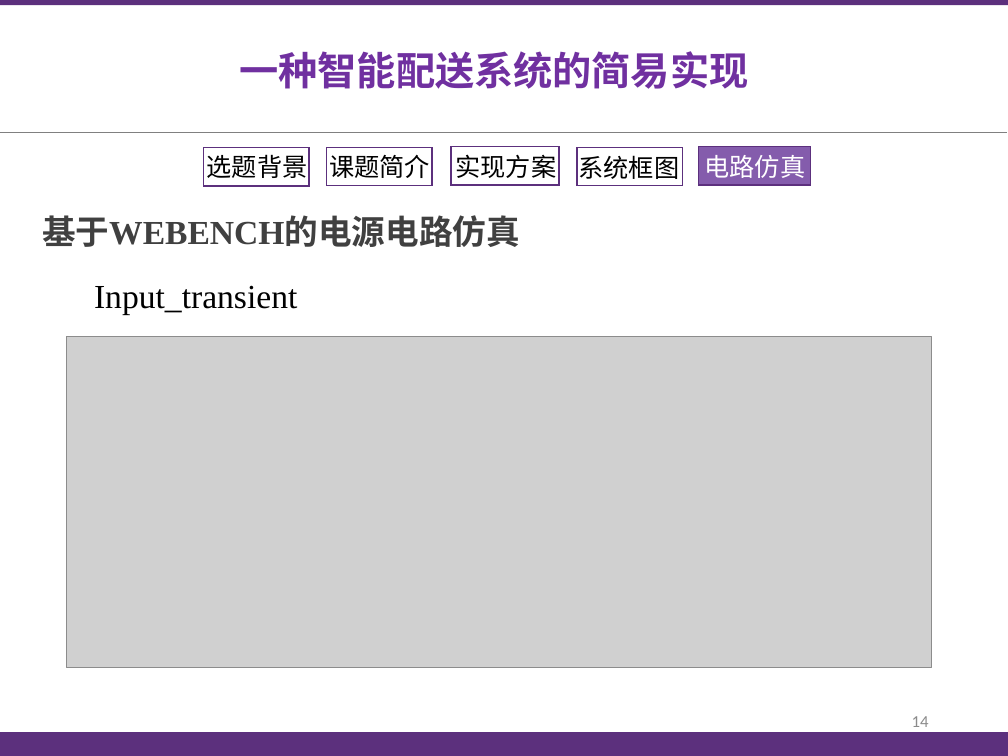
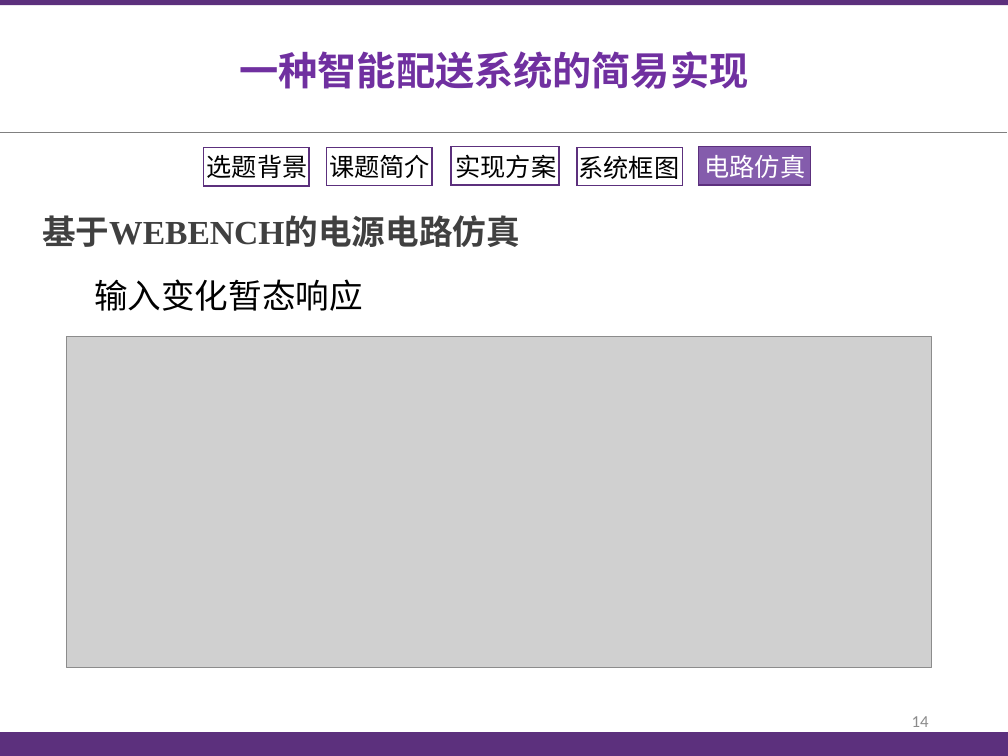
Before and after one commit to jameswhqi/summer-electronics, a slide deck: slide 14 of preparation_report/预习展示_祁文浩_康梓峰.pptx. Drawn at 1008x756 pixels with LibreOffice and Linux fonts; fonts in the diff are those of the drawing; grey boxes stand for pictures. Boxes give left, top, right and bottom in pixels: in the first picture for what was removed or moved away, otherwise in the second. Text is boxed around its words. In the diff, an @@ line names an element or a change of style, - is before the commit and + after.

```diff
--- a/preparation_report/预习展示_祁文浩_康梓峰.pptx
+++ b/preparation_report/预习展示_祁文浩_康梓峰.pptx
@@ text at (94, 279, 363, 311): text changed; font Times New Roman to Noto Sans CJK SC @@
-Input_transient
+输入变化暂态响应
```
Also in this commit, not shown: 5 other slides changed.
